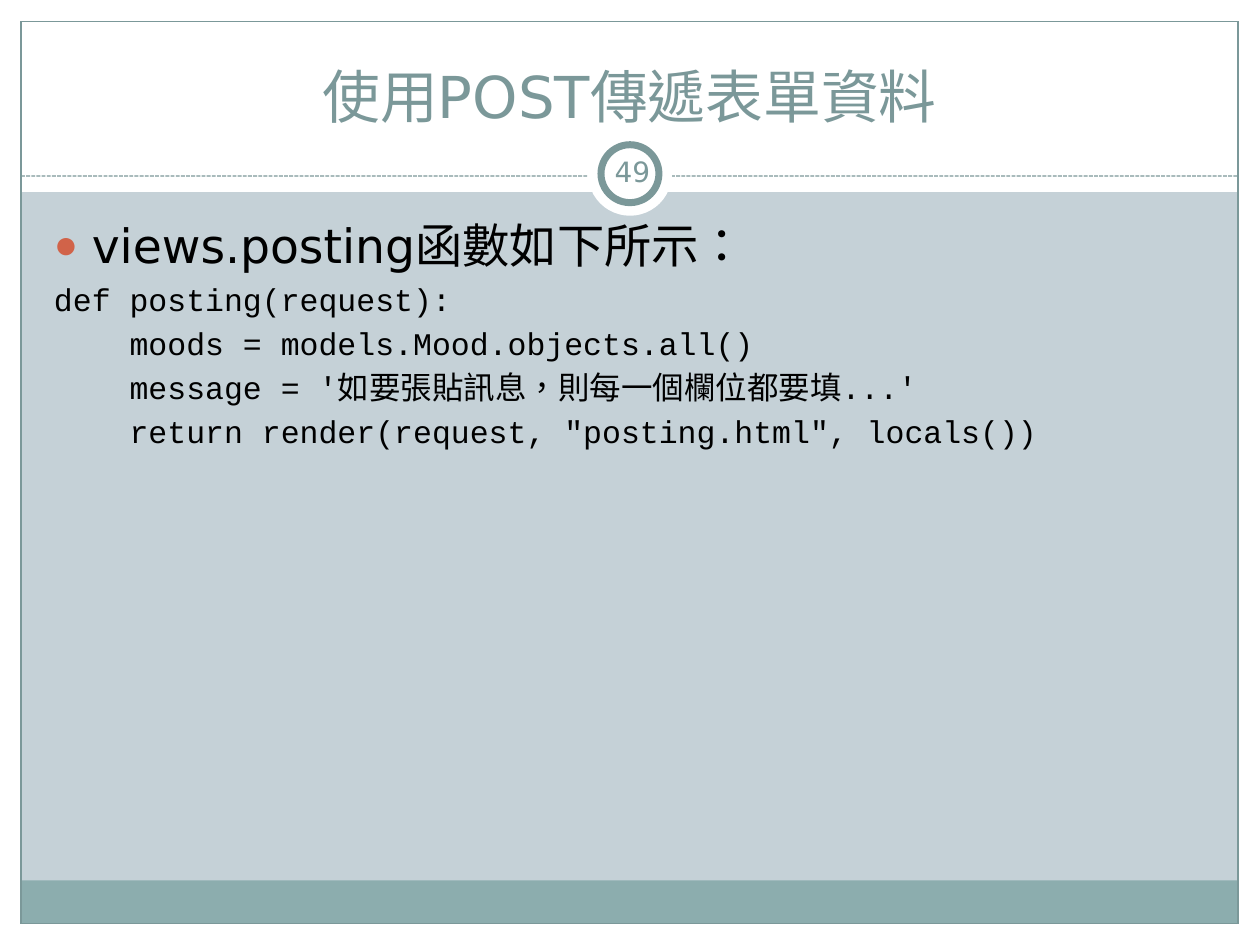
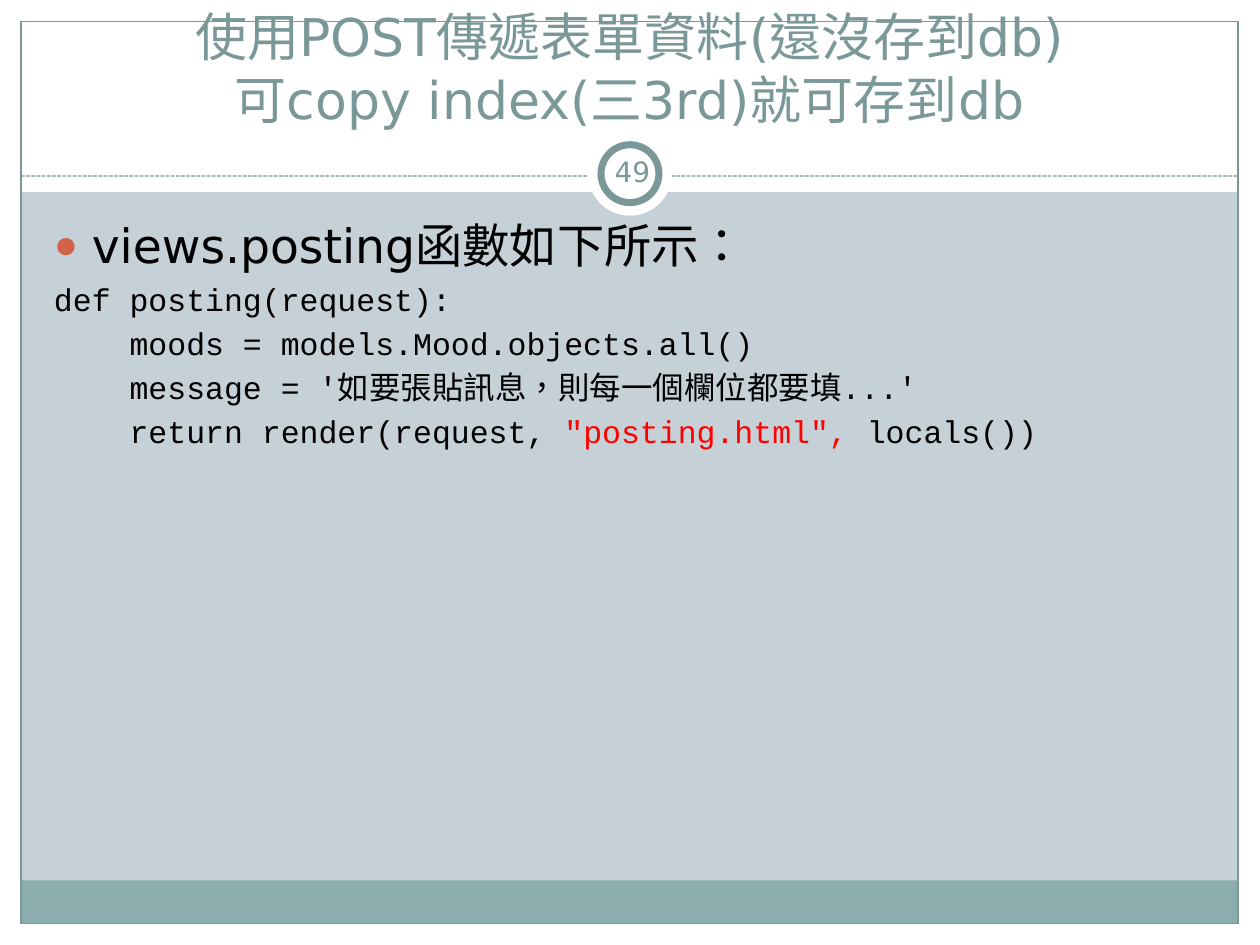
Before and after one commit to jacktea88/406django, a slide deck: slide 49 of ch08/Django4-ch08.pptx. Drawn at 1260x945 pixels with LibreOffice and Linux fonts; fonts in the diff are those of the drawing. Boxes give left, top, right and bottom in pixels: in the first picture for what was removed or moved away, otherwise in the second. Text is boxed around its words. In the diff, an @@ line names an element or a change of style, - is before the commit and + after.

Commit message:
更新ch08 表單

```diff
--- a/ch08/Django4-ch08.pptx
+++ b/ch08/Django4-ch08.pptx
@@ title at (195,12,1064,130): text changed; size 33 to 29.7 pt @@
-使用POST傳遞表單資料
+使用POST傳遞表單資料(還沒存到db)
+可copy index(三3rd)就可存到db
@@ text at (130,420,1037,450): text colour #000000 to #FF0000 in ""posting.html"," @@
```
Also in this commit, not shown: 39 other slides changed, 1 slide added, 1 slide removed, 14 other files.
